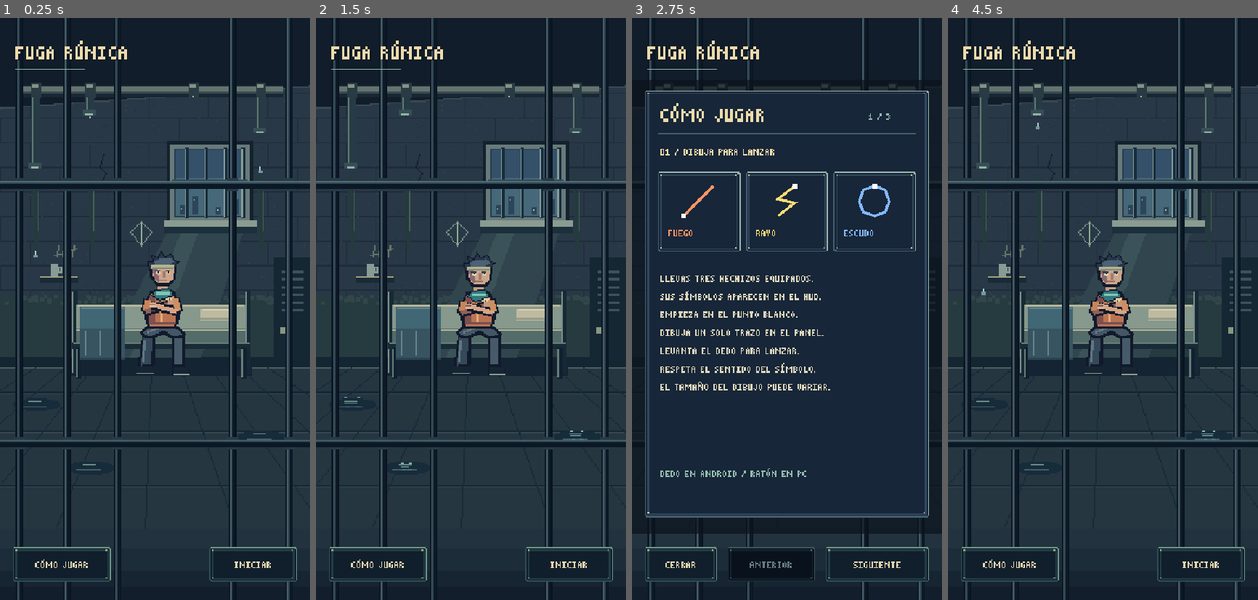
Above: before the commit, frames 1-4 (left to right).
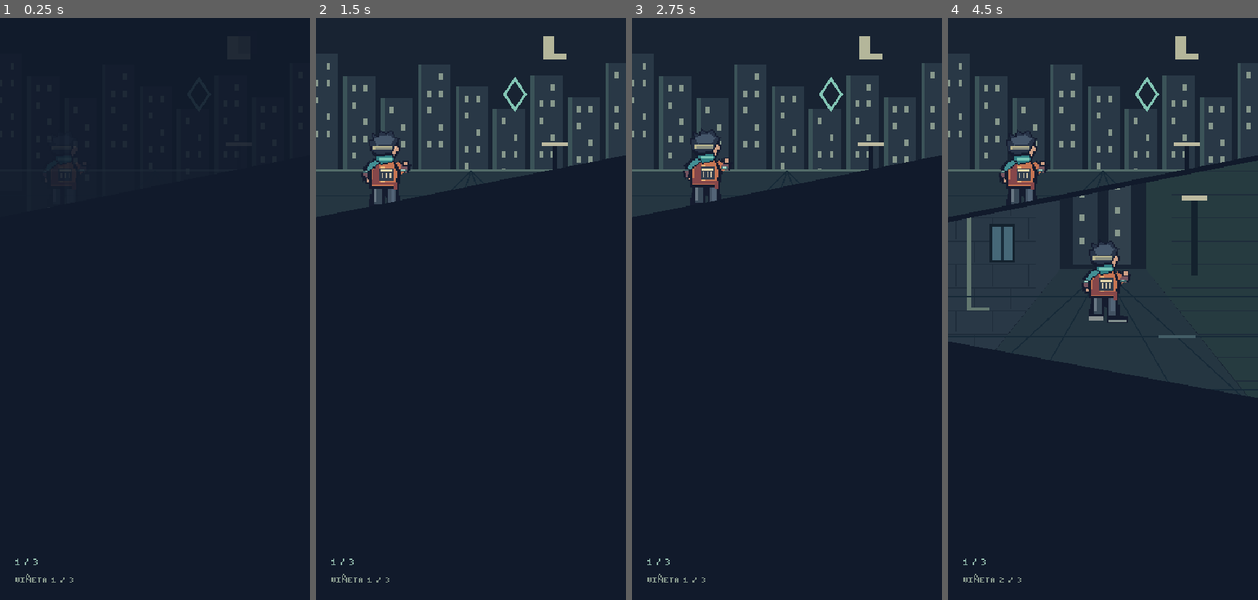
Above: after the commit, the same moments.

Repository: YoeJoe16/PokerVS
Game: Godot game, scene res://scenes/main.tscn
Two runs of this game, one before a commit and one after it. Both use one fixed random seed, a clock stepped at 60 frames per second and the inputs below.
Inputs (mouse positions are in pixels of both pictures, inside the frame that each line leads up to):
- Up to frame 1 (0.25 s): no input
- Up to frame 2 (1.5 s): click (378, 565) at 0.5 s, where only the run before the commit has a clickable "CÓMO JUGAR"; click (365, 565) at 1.25 s, where only the run before the commit has a clickable "CERRAR"
- Up to frame 3 (2.75 s): click (694, 565) at 2 s, where only the run before the commit has a clickable "CÓMO JUGAR"
- Up to frame 4 (4.5 s): click (1192, 565) at 2.75 s, where only the run before the commit has a clickable "SIGUIENTE"; click (1087, 565) at 3.5 s, where only the run before the commit has a clickable "ANTERIOR"; click (997, 565) at 4.25 s, where only the run before the commit has a clickable "CERRAR"

The runs differ from the first frame. In frame 1, 58% of the frame differs, in the area x 0-100%, y 0-100%; in frame 2, 54%; in frame 3, 14%; in frame 4, 43%.

Commit message:
Add simple pixel-art opening comic with sequential panels and menu transition

Diff:
--- /dev/null
+++ b/scenes/intro.tscn
@@ -0,0 +1,26 @@
+[gd_scene load_steps=2 format=3]
+
+[ext_resource type="Script" path="res://scripts/intro.gd" id="1"]
+
+[node name="Intro" type="Node2D"]
+texture_filter = 1
+script = ExtResource("1")
+
+[node name="Art" type="Node2D" parent="."]
+scale = Vector2(2, 2)
+
+[node name="Next" type="Button" parent="."]
+visible = false
+offset_left = 294.0
+offset_top = 818.0
+offset_right = 460.0
+offset_bottom = 874.0
+text = "CONTINUAR"
+disabled = true
+
+[node name="Transition" type="ColorRect" parent="."]
+visible = false
+offset_right = 480.0
+offset_bottom = 900.0
+mouse_filter = 0
+color = Color(0.067, 0.102, 0.169, 0)
--- a/scenes/main.tscn
+++ b/scenes/main.tscn
@@ -9,6 +9,8 @@
 [ext_resource type="PackedScene" path="res://scenes/menu_cell.tscn" id="4"]
 
 [ext_resource type="Script" path="res://scripts/menu_ui.gd" id="5"]
+
+[ext_resource type="PackedScene" path="res://scenes/intro.tscn" id="6"]
 
 [node name="RuneArena" type="Node2D"]
 script = ExtResource("1")
@@ -28,3 +30,6 @@
 [node name="MenuUI" type="Node2D" parent="."]
 z_index = 10
 script = ExtResource("5")
+
+[node name="Intro" parent="." instance=ExtResource("6")]
+z_index = 30
--- /dev/null
+++ b/scripts/intro.gd
@@ -0,0 +1,141 @@
+class_name OpeningComic
+extends Node2D
+
+signal reveal_menu
+signal finished
+
+const UI = preload("res://scripts/pixel_ui.gd")
+const PanelArt = preload("res://scripts/intro_panel.gd")
+const PANEL_INTERVAL := 3.0
+const REVEAL_SECONDS := 0.8
+const READ_SECONDS := 1.2
+const FADE_SECONDS := 0.5
+const COUNTS = [3, 3, 2]
+const THREE = [
+	[Vector2(0, 0), Vector2(240, 0), Vector2(240, 106), Vector2(0, 154)],
+	[Vector2(0, 158), Vector2(240, 110), Vector2(240, 294), Vector2(0, 250)],
+	[Vector2(0, 254), Vector2(240, 298), Vector2(240, 400), Vector2(0, 400)]
+]
+const TWO = [
+	[Vector2(0, 0), Vector2(240, 0), Vector2(240, 178), Vector2(0, 220)],
+	[Vector2(0, 224), Vector2(240, 182), Vector2(240, 400), Vector2(0, 400)]
+]
+var page := 0
+var elapsed := 0.0
+var phase := "panels"
+var fade := 0.0
+var ready_to_continue := false
+var masks: Array[Polygon2D] = []
+var panels: Array[IntroPanel] = []
+@onready var art: Node2D = $Art
+@onready var next_button: Button = $Next
+@onready var transition: ColorRect = $Transition
+
+func _ready() -> void:
+	texture_filter = CanvasItem.TEXTURE_FILTER_NEAREST
+	next_button.theme = preload("res://assets/pixel/ui_theme.tres")
+	next_button.add_theme_stylebox_override("normal", UI.box(Color("b3d3c2")))
+	next_button.add_theme_stylebox_override("focus", UI.box(Color("efd496")))
+	next_button.pressed.connect(request_next)
+	load_page()
+
+func load_page() -> void:
+	for child in art.get_children():
+		art.remove_child(child)
+		child.queue_free()
+	masks.clear()
+	panels.clear()
+	elapsed = 0.0
+	ready_to_continue = false
+	next_button.hide()
+	next_button.disabled = true
+	if page >= COUNTS.size():
+		return
+	var shapes: Array = TWO if page == 2 else THREE
+	var origins: Array = [0, 182] if page == 2 else [0, 110, 260]
+	for index in COUNTS[page]:
+		var mask := Polygon2D.new()
+		mask.polygon = PackedVector2Array(shapes[index])
+		mask.clip_children = CanvasItem.CLIP_CHILDREN_ONLY
+		art.add_child(mask)
+		var panel := PanelArt.new()
+		panel.page = page
+		panel.panel = index
+		panel.position.y = origins[index]
+		mask.add_child(panel)
+		masks.append(mask)
+		panels.append(panel)
+	update_panels()
+
+func panel_alpha(index: int) -> float:
+	return clampf((elapsed - index * PANEL_INTERVAL) / REVEAL_SECONDS, 0, 1)
+
+func page_duration() -> float:
+	return (COUNTS[page] - 1) * PANEL_INTERVAL + REVEAL_SECONDS + READ_SECONDS
+
+func update_panels() -> void:
+	for index in panels.size():
+		masks[index].modulate.a = panel_alpha(index)
+		panels[index].clock = maxf(0, elapsed - index * PANEL_INTERVAL)
+		panels[index].queue_redraw()
+
+func request_next() -> void:
+	if phase != "panels" or not ready_to_continue:
+		return
+	phase = "out"
+	fade = 0.0
+	ready_to_continue = false
+	next_button.disabled = true
+	next_button.hide()
+	transition.show()
+
+func _process(delta: float) -> void:
+	# Returning from an Android background pause must not skip unseen panels.
+	advance(minf(delta, 0.1))
+
+func advance(delta: float) -> void:
+	if phase == "done":
+		return
+	if phase == "panels":
+		elapsed += maxf(0, delta)
+		update_panels()
+		if not ready_to_continue and elapsed >= page_duration():
+			ready_to_continue = true
+			next_button.text = "CONTINUAR"
+			next_button.disabled = false
+			next_button.show()
+			next_button.grab_focus()
+	else:
+		fade = minf(1.0, fade + maxf(0, delta) / FADE_SECONDS)
+		transition.color.a = fade if phase == "out" else 1.0 - fade
+		if fade >= 1.0:
+			if phase == "out":
+				page += 1
+				load_page()
+				if page == COUNTS.size():
+					reveal_menu.emit()
+				phase = "in"
+				fade = 0.0
+			else:
+				transition.hide()
+				if page == COUNTS.size():
+					stop()
+					finished.emit()
+				else:
+					phase = "panels"
+	queue_redraw()
+
+func stop() -> void:
+	phase = "done"
+	hide()
+	set_process(false)
+	next_button.disabled = true
+
+func _draw() -> void:
+	if page >= COUNTS.size():
+		return
+	draw_rect(Rect2(0, 0, 480, 900), Color("111a2b"))
+	UI.text(self, "%d / 3" % (page + 1), Vector2(24, 846), 16, Color("93bcae"))
+	if not ready_to_continue:
+		var current := mini(COUNTS[page], int(elapsed / PANEL_INTERVAL) + 1)
+		UI.text(self, "VIÑETA %d / %d" % [current, COUNTS[page]], Vector2(24, 874), 16, Color("87988c"))
--- /dev/null
+++ b/scripts/intro_panel.gd
@@ -0,0 +1,229 @@
+class_name IntroPanel
+extends Node2D
+
+# All scenery is drawn on the same 240-pixel grid and palette as menu_cell.
+# Characters reuse the actual apprentice sprite and menu head, not illustrations.
+const HERO = preload("res://assets/pixel/apprentice.png")
+const HEAD = preload("res://assets/pixel/menu_head.png")
+const INK = Color("111a2b")
+var page := 0
+var panel := 0
+var clock := 0.0
+
+func box(x: float, y: float, w: float, h: float, color: String) -> void:
+	draw_rect(Rect2(roundf(x), roundf(y), w, h), Color(color))
+
+func line(points: Array, color: String, width := 1.0) -> void:
+	var snapped := PackedVector2Array()
+	for point in points:
+		snapped.append(Vector2(point).round())
+	draw_polyline(snapped, Color(color), width, false)
+
+func city() -> void:
+	box(0, 0, 240, 230, "182332")
+	box(176, 14, 18, 18, "b4b69a")
+	box(184, 10, 15, 18, "182332")
+	for i in 9:
+		var x := i * 29 - 8
+		var y := 28 + (i * 17) % 43
+		box(x, y, 25, 106, "293846")
+		box(x, y, 3, 106, "3b5358")
+		for row in 5:
+			for column in 2:
+				if (i + row + column) % 3 != 0:
+					box(x + 7 + column * 9, y + 7 + row * 13, 3, 5, "87988c")
+	# A single magical neon sign identifies this as a modern magical city.
+	line([Vector2(154, 47), Vector2(162, 59), Vector2(154, 71), Vector2(146, 59), Vector2(154, 47)], "82c5b4", 2)
+	box(0, 117, 240, 110, "253641")
+	line([Vector2(0, 118), Vector2(240, 118)], "536c69", 2)
+	for y in [137, 164, 199]:
+		box(0, y, 240, 1, "172a38")
+	for x in [18, 88, 158, 218]:
+		line([Vector2(120, 118), Vector2(x, 220)], "172a38")
+	box(183, 98, 4, 40, "111a2b")
+	box(175, 96, 20, 3, "bdbaa0")
+
+func alley() -> void:
+	box(0, 0, 240, 240, "182332")
+	draw_colored_polygon(PackedVector2Array([Vector2(0, 0), Vector2(87, 0), Vector2(87, 84), Vector2(0, 192)]), Color("293846"))
+	draw_colored_polygon(PackedVector2Array([Vector2(153, 0), Vector2(240, 0), Vector2(240, 192), Vector2(153, 84)]), Color("263b40"))
+	for y in range(8, 180, 18):
+		box(0, y, 68, 1, "1f2d3b")
+		box(173, y, 67, 1, "1f2d3b")
+		for x in range(6 + (y / 18 as int) % 2 * 14, 66, 28):
+			box(x, y, 1, 17, "1f2d3b")
+	line([Vector2(16, 0), Vector2(16, 115), Vector2(32, 115)], "637870", 3)
+	box(32, 49, 20, 30, "14222e")
+	box(34, 51, 16, 26, "466878")
+	box(41, 51, 2, 26, "182c3b")
+	box(188, 30, 5, 59, "14222e")
+	box(181, 27, 20, 4, "bdbaa0")
+	box(97, 15, 19, 66, "293846")
+	box(124, 5, 18, 76, "31404c")
+	for y in [24, 42, 60]:
+		box(102, y, 4, 5, "87988c")
+		box(129, y - 6, 4, 5, "87988c")
+	draw_colored_polygon(PackedVector2Array([Vector2(87, 84), Vector2(153, 84), Vector2(240, 193), Vector2(240, 240), Vector2(0, 240), Vector2(0, 193)]), Color("253641"))
+	for y in [105, 136, 177, 220]:
+		box(0, y, 240, 1, "172a38")
+	for x in [-50, 30, 210, 290]:
+		line([Vector2(120, 84), Vector2(x, 240)], "172a38")
+	box(163, 135, 29, 3, "435d66")
+	box(38, 167, 35, 2, "435d66")
+
+func wall() -> void:
+	box(0, 0, 240, 240, "293846")
+	for y in range(0, 240, 19):
+		box(0, y, 240, 1, "1f2d3b")
+		for x in range((y / 19 as int) % 2 * 23 - 23, 240, 46):
+			box(x, y, 1, 19, "1f2d3b")
+	box(0, 170, 240, 70, "253641")
+	box(0, 170, 240, 2, "536c69")
+	line([Vector2(218, 0), Vector2(218, 146), Vector2(232, 146)], "637870", 3)
+
+func hero_back(position: Vector2, frame := 0) -> void:
+	draw_texture_rect_region(HERO, Rect2(position.round() - Vector2(32, 68), Vector2(64, 72)), Rect2(frame * 64, 0, 64, 72))
+
+func hero_front(position: Vector2, zoom := 1.0, defeated := false, surprised := false, slumped := false) -> void:
+	draw_set_transform(position.round(), 0, Vector2(zoom, zoom))
+	if slumped:
+		# Bent knees, spread feet and a lowered head make defeat unmistakable.
+		line([Vector2(-5, -12), Vector2(-18, -9), Vector2(-21, 0)], "111a2b", 9)
+		line([Vector2(-5, -12), Vector2(-18, -9), Vector2(-21, 0)], "35495b", 6)
+		line([Vector2(5, -12), Vector2(17, -8), Vector2(23, 0)], "465a6a", 7)
+		box(-25, -3, 10, 4, "111a2b")
+		box(19, -3, 10, 4, "111a2b")
+		box(-13, -29, 26, 19, "111a2b")
+		box(-11, -27, 22, 16, "ba7454")
+		box(-10, -26, 4, 13, "80514f")
+		box(-1, -25, 2, 13, "e5aa75")
+		line([Vector2(-12, -26), Vector2(-17, -17), Vector2(-16, -8)], "ba7454", 5)
+		line([Vector2(12, -26), Vector2(16, -17), Vector2(18, -7)], "ba7454", 5)
+		box(-18, -10, 5, 5, "cca68b")
+		box(16, -9, 5, 5, "cca68b")
+		box(-11, -30, 23, 6, "32797e")
+		draw_texture_rect_region(HEAD, Rect2(-19, -57, 32, 32), Rect2(96, 0, 32, 32))
+		draw_set_transform(Vector2.ZERO)
+		return
+	box(-10, -21, 7, 21, "35495b")
+	box(3, -21, 7, 21, "465a6a")
+	box(-12, -4, 10, 4, "111a2b")
+	box(3, -4, 10, 4, "111a2b")
+	box(-13, -39, 26, 25, "111a2b")
+	box(-11, -37, 22, 22, "ba7454")
+	box(-10, -36, 4, 20, "80514f")
+	box(-1, -35, 2, 18, "e5aa75")
+	box(4, -33, 5, 3, "e3cea0")
+	box(-16, -34, 5, 19, "ba7454")
+	box(11, -34, 5, 19, "ba7454")
+	box(-16, -17, 5, 6, "cca68b")
+	box(11, -17, 5, 6, "cca68b")
+	box(-10, -40, 22, 6, "32797e")
+	box(-8, -39, 17, 2, "82c5b4")
+	var frame := 3 if defeated else 2
+	draw_texture_rect_region(HEAD, Rect2(-16, -69, 32, 32), Rect2(frame * 32, 0, 32, 32))
+	if surprised:
+		box(-5, -51, 3, 3, "e4d4b4")
+		box(3, -51, 3, 3, "e4d4b4")
+		box(-4, -50, 1, 2, "172735")
+		box(4, -50, 1, 2, "172735")
+		box(-2, -45, 4, 3, "354552")
+	draw_set_transform(Vector2.ZERO)
+
+func officer(position: Vector2, zoom := 1.0, casting := false, startled := false) -> void:
+	draw_set_transform(position.round(), 0, Vector2(zoom, zoom))
+	box(-10, -22, 7, 22, "26384b")
+	box(3, -22, 7, 22, "35495b")
+	box(-12, -4, 10, 4, "111a2b")
+	box(3, -4, 10, 4, "111a2b")
+	box(-14, -40, 28, 23, "111a2b")
+	box(-12, -38, 24, 21, "35495b")
+	box(-10, -36, 4, 17, "26384b")
+	box(-1, -37, 2, 19, "677c79")
+	box(5, -35, 4, 5, "bdbaa0")
+	box(-13, -20, 26, 4, "111a2b")
+	box(-2, -20, 4, 4, "87988c")
+	if casting:
+		line([Vector2(-12, -36), Vector2(-22, -45), Vector2(-24, -59)], "111a2b", 7)
+		line([Vector2(-12, -36), Vector2(-22, -45), Vector2(-24, -59)], "35495b", 5)
+		line([Vector2(12, -36), Vector2(22, -45), Vector2(24, -59)], "35495b", 5)
+		box(-26, -63, 5, 7, "cca68b")
+		box(22, -63, 5, 7, "cca68b")
+	else:
+		box(-17, -35, 5, 19, "35495b")
+		box(12, -35, 5, 19, "35495b")
+		box(-17, -18, 5, 6, "cca68b")
+		box(12, -18, 5, 6, "cca68b")
+	box(-10, -60, 20, 21, "111a2b")
+	box(-8, -58, 16, 17, "cca68b")
+	box(-8, -54, 3, 12, "8d6870")
+	box(-5, -51, 3, 2, "172735")
+	box(3, -51, 3, 2, "172735")
+	box(-2, -45, 5, 1, "8d6870")
+	box(-12, -65, 24, 8, "111a2b")
+	box(-10, -64, 20, 5, "35495b")
+	box(-12, -58, 25, 3, "677c79")
+	box(-2, -63, 4, 4, "bdbaa0")
+	if startled:
+		box(20, -70, 3, 10, "e4d4b4")
+		box(20, -57, 3, 3, "e4d4b4")
+	draw_set_transform(Vector2.ZERO)
+
+func curse(center: Vector2, size: float) -> void:
+	var points := PackedVector2Array()
+	for index in [0, 2, 4, 1, 3, 0]:
+		var angle: float = -PI / 2 + TAU * index / 5.0
+		points.append((center + Vector2(cos(angle), sin(angle)) * size).round())
+	draw_polyline(points, Color("b78fea"), 2, false)
+
+func _draw() -> void:
+	match page * 3 + panel:
+		0:
+			city()
+			hero_back(Vector2(49 + mini(8, int(clock * 3)), 150), int(clock * 2) % 2)
+		1:
+			alley()
+			hero_back(Vector2(121, 120 + mini(12, int(clock * 4))), int(clock * 3) % 2)
+		2:
+			wall()
+			hero_front(Vector2(96, 160), 2.0, false, true)
+			box(154, 37, 5, 21, "e4d4b4")
+			box(154, 64, 5, 5, "e4d4b4")
+		3:
+			alley()
+			# Unarmed civilian on the ground, no gore.
+			box(88, 120, 57, 7, "142432")
+			box(93, 112, 13, 10, "cca68b")
+			box(91, 110, 7, 7, "354552")
+			box(106, 114, 24, 10, "87988c")
+			box(130, 116, 26, 6, "35495b")
+			box(152, 115, 8, 8, "111a2b")
+			officer(Vector2(76, 105))
+			officer(Vector2(165, 111))
+			curse(Vector2(61, 91), 6)
+		4:
+			wall()
+			officer(Vector2(64, 174), 2.0, false, true)
+			officer(Vector2(181, 178), 2.0, false, true)
+		5:
+			alley()
+			officer(Vector2(139, 102))
+			officer(Vector2(190, 112))
+			hero_back(Vector2(51, 146), 3)
+		6:
+			wall()
+			officer(Vector2(121, 194), 2.0, true)
+			for i in 5:
+				curse(Vector2(51 + i * 35, 27 + (i % 2) * 12), 8 + int(clock * 3 + i) % 2)
+		7:
+			wall()
+			line([Vector2(76, 36), Vector2(96, 60), Vector2(85, 76), Vector2(102, 91), Vector2(81, 119)], "111a2b", 2)
+			line([Vector2(97, 65), Vector2(126, 53), Vector2(139, 61)], "111a2b", 2)
+			# Two discrete pixel motions: impact against wall, then slump to floor.
+			var fall := clampf((clock - 0.7) / 1.2, 0, 1)
+			var x := 104 + (2 if clock < 0.7 and int(clock * 18) % 2 == 0 else 0)
+			hero_front(Vector2(x, 144 + roundf(fall * 26)), 1.5, true, false, fall >= 0.8)
+			if clock < 1.0:
+				line([Vector2(236, 36), Vector2(169, 68), Vector2(188, 78), Vector2(113, 93)], "b78fea", 3)
+			for i in 5:
+				box(75 + i * 13, 156 + (i % 2) * 9, 4, 3, "677c79")
--- a/scripts/main.gd
+++ b/scripts/main.gd
@@ -21,7 +21,7 @@
 var inventory_page := 0
 var shop_rng := RandomNumberGenerator.new()
 var paralyzed := 0.0
-var state := "menu"
+var state := "intro"
 var hp := 100
 var shield := 0
 var coins := 0
@@ -43,6 +43,8 @@
 var font = UI.FONT
 
 func _ready() -> void:
+	$Intro.reveal_menu.connect(reveal_intro_menu)
+	$Intro.finished.connect(finish_intro)
 	cooldown.resize(NAMES.size())
 	cooldown.fill(0.0)
 	shop_rng.randomize()
@@ -73,7 +75,7 @@
 
 func build_buttons() -> void:
 	arena.visible = state in ["fight", "resolving"]
-	menu_cell.set_active(state in ["menu", "tutorial"])
+	menu_cell.set_active(state in ["menu", "tutorial", "intro_transition"])
 	for node in controls:
 		node.disabled = true
 		node.queue_free()
@@ -110,6 +112,14 @@
 	elif state in ["dead", "victory"]:
 		button("VOLVER A INTENTAR" if state == "dead" else "NUEVO INTENTO", Rect2(45, 650, 390, 60), new_run)
 
+func reveal_intro_menu() -> void:
+	state = "intro_transition"
+	build_buttons()
+
+func finish_intro() -> void:
+	state = "menu"
+	build_buttons()
+
 func shop_items() -> Array:
 	return owned.slice(inventory_page * 3, inventory_page * 3 + 3) if shop_inventory else shop_offers
 
@@ -136,6 +146,7 @@
 	build_buttons()
 
 func new_run() -> void:
+	$Intro.stop()
 	hp = 100
 	shield = 0
 	coins = 0
@@ -365,7 +376,7 @@
 
 func _draw() -> void:
 	prison_background()
-	if state in ["menu", "tutorial"]:
+	if state in ["menu", "tutorial", "intro", "intro_transition"]:
 		return
 	elif state in ["fight", "resolving"]:
 		panel(Rect2(8, 8, 464, 82), Color("203341"))
--- a/scripts/menu_ui.gd
+++ b/scripts/menu_ui.gd
@@ -28,7 +28,7 @@
 		text(game.NAMES[id], Vector2(x + 16, y + 100), 16, game.COLORS[id])
 
 func _draw() -> void:
-	if game.state not in ["menu", "tutorial"]:
+	if game.state not in ["menu", "tutorial", "intro_transition"]:
 		return
 	# The title floats over the animation without a large banner or story text.
 	text("FUGA RÚNICA", Vector2(26, 66), 32, Color("0d1725"))
--- /dev/null
+++ b/tests/intro.gd
@@ -0,0 +1,55 @@
+extends SceneTree
+var checks := 0
+var failures := 0
+func check(value: bool, description: String) -> void:
+	checks += 1
+	if not value:
+		failures += 1
+		push_error(description)
+func _initialize() -> void:
+	call_deferred("run")
+func run() -> void:
+	var game = load("res://scenes/main.tscn").instantiate()
+	root.add_child(game)
+	game.set_process(false)
+	var intro = game.get_node("Intro")
+	intro.set_process(false)
+	check(game.state == "intro" and game.controls.is_empty(), "Cold launch starts intro without combat or menu buttons")
+	check(not game.menu_cell.visible and not game.menu_cell.playing, "Cell remains hidden and stopped before intro ends")
+	intro.request_next()
+	check(intro.page == 0 and intro.phase == "panels", "Early next request cannot skip panels")
+	intro.advance(1.0)
+	check(intro.panel_alpha(0) == 1 and intro.panel_alpha(1) == 0 and intro.panel_alpha(2) == 0, "Only top panel is revealed first")
+	check(not intro.next_button.visible and intro.next_button.disabled, "No advance button during reveal")
+	intro.advance(2.4)
+	check(intro.panel_alpha(1) > 0 and intro.panel_alpha(1) < 1 and intro.panel_alpha(2) == 0, "Middle panel fades in before last panel")
+	game.cast_spell(0)
+	check(game.state == "intro" and not game.arena.is_busy(), "Gameplay is blocked in cinematic")
+	for page in 3:
+		intro.advance(12.0)
+		check(intro.page == page and intro.ready_to_continue and intro.next_button.visible, "Page %d waits for manual continuation" % page)
+		check(intro.panels.size() == (2 if page == 2 else 3), "Correct number of panels on page %d" % page)
+		for index in intro.panels.size():
+			check(intro.panel_alpha(index) == 1, "Panel fully revealed before advancing")
+		intro.next_button.pressed.emit()
+		intro.request_next()
+		check(intro.phase == "out" and intro.page == page and intro.next_button.disabled, "Double tap cannot skip transition")
+		intro.advance(0.25)
+		check(intro.page == page and is_equal_approx(intro.transition.color.a, 0.5), "Old page fades to black")
+		intro.advance(0.25)
+		check(intro.page == page + 1 and intro.phase == "in" and intro.transition.color.a == 1, "Page changes only behind opaque transition")
+		if page == 2:
+			check(game.state == "intro_transition" and game.menu_cell.playing and game.controls.is_empty(), "Final fade reveals cell while Start remains unavailable")
+		intro.advance(0.25)
+		check(is_equal_approx(intro.transition.color.a, 0.5), "New scene fades in")
+		intro.advance(0.25)
+	check(game.state == "menu" and not intro.visible and intro.phase == "done", "All pages lead to animated menu")
+	check(not intro.is_processing() and game.controls.size() == 2, "Intro stops and menu controls appear")
+	game.controls[1].pressed.emit()
+	check(game.state == "fight" and game.battle == 1 and not game.menu_cell.playing, "Final Start begins first fight")
+	game.new_run()
+	check(not intro.visible and game.state == "fight", "Retry does not replay introduction")
+	game.queue_free()
+	await process_frame
+	print("INTRO: %d checks, %d failures" % [checks, failures])
+	quit(1 if failures else 0)
--- a/tests/smoke.gd
+++ b/tests/smoke.gd
@@ -52,6 +52,9 @@
 	root.add_child(scene)
 	scene.set_process(false)
 	scene.arena.set_process(false)
+	# The opening now precedes the menu; its sequencing has a dedicated suite.
+	scene.get_node("Intro").stop()
+	scene.finish_intro()
 	var cell = scene.menu_cell
 	cell.set_process(false)
 	check(cell.visible and cell.playing and scene.controls.size() == 2, "Menu starts animated with two buttons")
Binary file added: docs/intro1.png
Binary file added: docs/intro2.png
Binary file added: docs/intro3.png
Not shown: 1 places in scenes/main.tscn that only renumber resources
Not shown, added: scripts/intro.gd.uid
Not shown, added: scripts/intro_panel.gd.uid
Not shown, added: tests/intro.gd.uid
